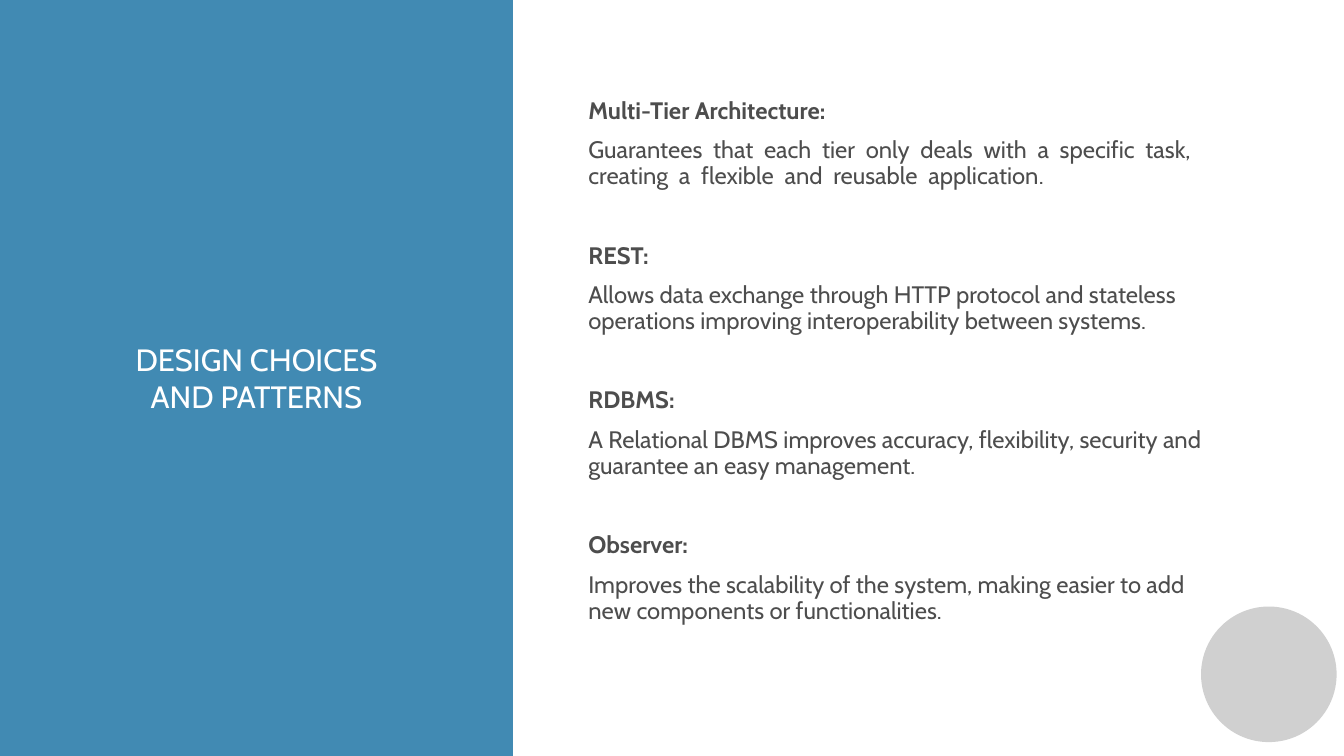
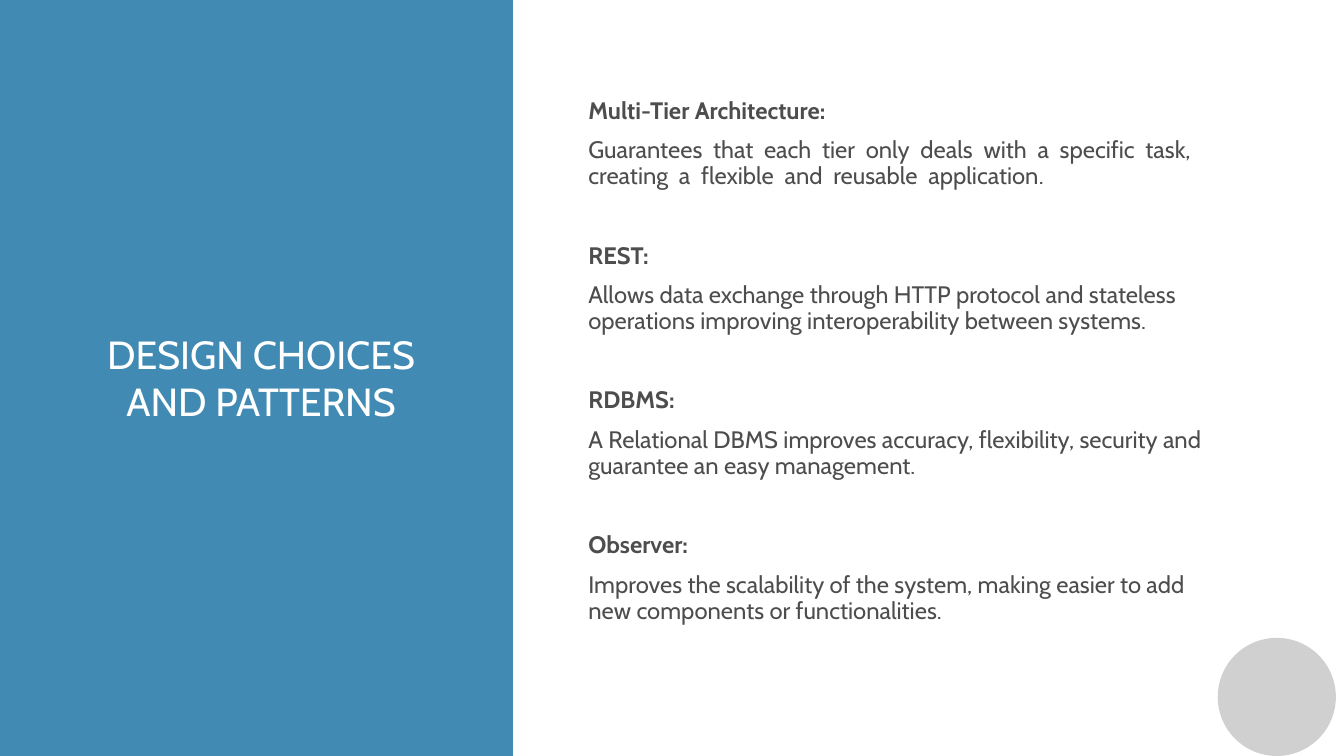
Before and after one commit to manuelsalamino/SoftwareEngineering2-Project, a slide deck: slide 13 of Presentazione standard3.pptx. Drawn at 1344x756 pixels with LibreOffice and Linux fonts; fonts in the diff are those of the drawing; grey boxes stand for pictures; background and template pictures are left out. Boxes give left, top, right and bottom in pixels: in the first picture for what was removed or moved away, otherwise in the second. Text is boxed around its words. In the diff, an @@ line names an element or a change of style, - is before the commit and + after.

```diff
--- a/Presentazione standard3.pptx
+++ b/Presentazione standard3.pptx
@@ text "DESIGN CHOICES AND PATTERNS": place and size @@
-text "DESIGN CHOICES AND PATTERNS" at (136,349,377,409)
+text "DESIGN CHOICES AND PATTERNS" at (107,341,415,417)
@@ text "DESIGN CHOICES AND PATTERNS" at (107,341,415,417): size 22 to 28 pt @@
@@ picture: place and size @@
-picture at (1202,607,1338,743)
+picture at (1218,638,1336,756)
```
Also in this commit, not shown: 15 other slides changed.
